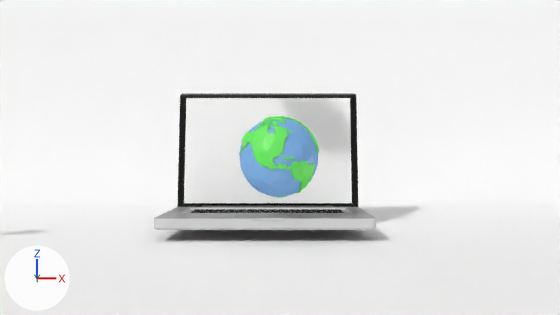
A saved change to the Blender file content/blog/human-scale/jarednielsen-golden-rule-programming.blend.
Both versions are drawn from the file's camera 'Camera'. Lighting does not change. The marker at lower left points along +X, +Y and +Z.

Objects in the first picture: 'Plane', 'laptop', 'low_poly_earth'.
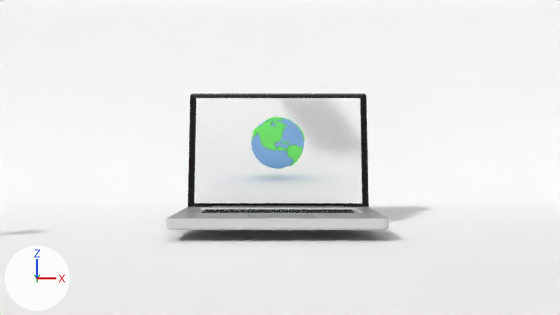
Diff of the bpy script that builds the scene:
```diff
--- a/content/blog/human-scale/jarednielsen-golden-rule-programming.blend.py
+++ b/content/blog/human-scale/jarednielsen-golden-rule-programming.blend.py
@@ img_jarednielsen_human_scale_png @@
+img_jarednielsen_human_scale_png = load_image('jarednielsen-human-scale.png', 'jarednielsen-human-scale.png', 1348, 898, 'sRGB')
@@ mat_material_042 @@
 n4 = _N.new('ShaderNodeTexImage'); n4.name = 'Image Texture'
-n4.image = img_jarednielsen_beginners_mind_png
+n4.image = img_jarednielsen_human_scale_png
 _L.new(n1.outputs[0], n2.inputs[1])  # 'BSDF' to 'Shader'
@@ ob_laptop @@
 ob_laptop = bpy.data.objects.new('laptop', me_cube_035)
-ob_laptop.location = (5.87, 1.09, -0.56)
+ob_laptop.location = (6.18, 1.09, -0.56)
 ob_laptop.rotation_euler = (0.0, 0.0, 3.142)  # degrees (0, 0, 180)
@@ ob_low_poly_earth @@
 ob_low_poly_earth = bpy.data.objects.new('low_poly_earth', me_sphere_004)
-ob_low_poly_earth.location = (5.97, 0.0, 0.99)
+ob_low_poly_earth.location = (5.97, 0.0, 1.49)
+ob_low_poly_earth.rotation_euler = (0.0, 0.0, 0.0282)  # degrees (0, 0, 1.6)
+ob_low_poly_earth.scale = (1.9, 1.9, 1.9)
+ob_low_poly_earth.hide_render = True
```

Where the change shows, as pixel boxes (x1, y1, x2, y2) in the pictures (560 x 315 px):
'laptop', surface changed, moved: before (154, 93, 376, 230); after (167, 93, 389, 230)
'low_poly_earth', hidden: before (239, 116, 319, 198)
